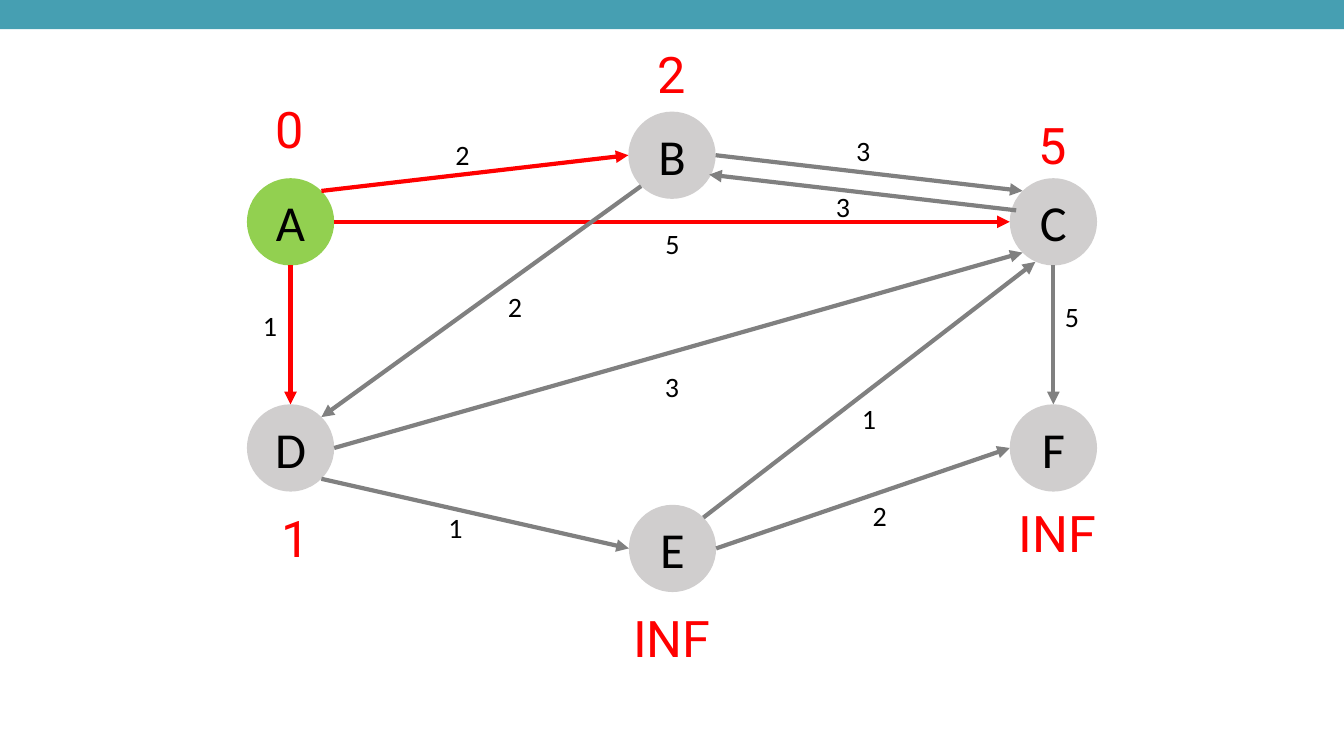
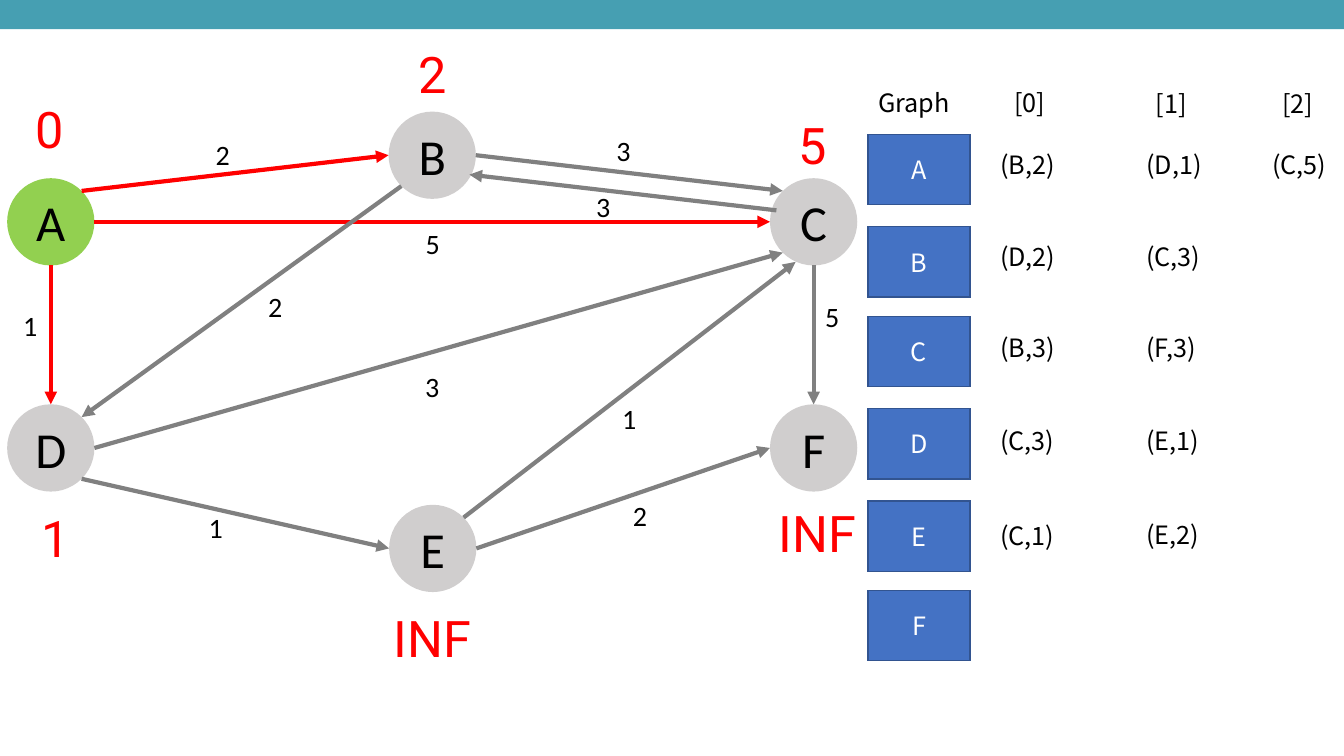
Before and after one commit to AlgoLive/AlgoLive_2022, a slide deck: slide 7 of 7th study/AlgoLive 7nd Dijkstra.pptx. Drawn at 1344x756 pixels with LibreOffice and Linux fonts; fonts in the diff are those of the drawing. Boxes give left, top, right and bottom in pixels: in the first picture for what was removed or moved away, otherwise in the second. Text is boxed around its words. In the diff, an @@ line names an element or a change of style, - is before the commit and + after.

```diff
--- a/7th study/AlgoLive 7nd Dijkstra.pptx
+++ b/7th study/AlgoLive 7nd Dijkstra.pptx
@@ text added at box(878, 92, 950, 118), 18 pt, text #000000 @@
+Graph
@@ text added at box(1014, 92, 1045, 117), 18 pt, text #000000 @@
+[0]
@@ text added at box(1156, 93, 1187, 118), 18 pt, text #000000 @@
+[1]
@@ text added at box(1282, 93, 1313, 118), 18 pt, text #000000 @@
+[2]
@@ rectangle added at box(868, 134, 970, 205), fill #4472C4, outline #325491 1 pt, 18 pt, text #FFFFFF @@
+A
@@ 17 texts, 11 arrows, 6 ellipses: place and size @@
-17 texts, 11 arrows, 6 ellipses at box(247, 56, 1098, 657)
+17 texts, 11 arrows, 6 ellipses at box(7, 56, 858, 657)
@@ text added at box(1000, 153, 1055, 179), 18 pt, text #000000 @@
+(B,2)
@@ text added at box(1146, 153, 1201, 179), 18 pt, text #000000 @@
+(D,1)
@@ text added at box(1272, 153, 1326, 179), 18 pt, text #000000 @@
+(C,5)
@@ rectangle added at box(868, 227, 970, 297), fill #4472C4, outline #325491 1 pt, 18 pt, text #FFFFFF @@
+B
@@ text added at box(1000, 245, 1055, 271), 18 pt, text #000000 @@
+(D,2)
@@ text added at box(1146, 245, 1200, 271), 18 pt, text #000000 @@
+(C,3)
@@ rectangle added at box(868, 317, 970, 387), fill #4472C4, outline #325491 1 pt, 18 pt, text #FFFFFF @@
+C
@@ text added at box(1000, 336, 1055, 362), 18 pt, text #000000 @@
+(B,3)
@@ text added at box(1146, 336, 1196, 362), 18 pt, text #000000 @@
+(F,3)
@@ rectangle added at box(868, 408, 970, 479), fill #4472C4, outline #325491 1 pt, 18 pt, text #FFFFFF @@
+D
@@ text added at box(1000, 429, 1054, 455), 18 pt, text #000000 @@
+(C,3)
@@ text added at box(1146, 429, 1199, 455), 18 pt, text #000000 @@
+(E,1)
@@ rectangle added at box(868, 501, 970, 572), fill #4472C4, outline #325491 1 pt, 18 pt, text #FFFFFF @@
+E
@@ text added at box(1000, 524, 1054, 550), 18 pt, text #000000 @@
+(C,1)
@@ text added at box(1146, 523, 1199, 549), 18 pt, text #000000 @@
+(E,2)
@@ rectangle added at box(868, 591, 970, 661), fill #4472C4, outline #325491 1 pt, 18 pt, text #FFFFFF @@
+F
```
Also in this commit, not shown: 3 other slides changed, 13 slides added, 7 other files.
